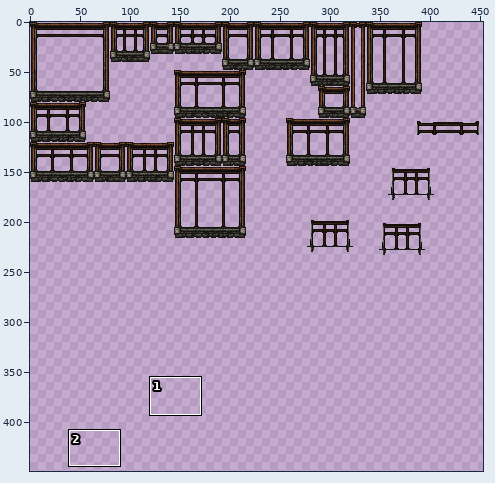
Sprite sheet: content/Entities/Structures/Construction/Generic/atlas.construction.00.png. The picture above shows the old version from afar; the outline marks the close-up.
Close-up. Old version:
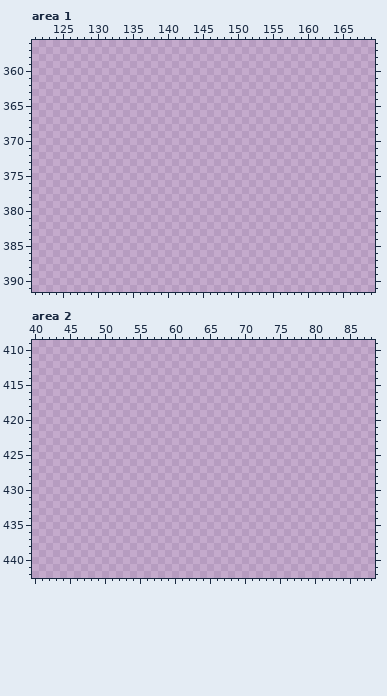
The file is 512x512 pixels. Colours within 5 levels of each other are drawn and written as one. Shown: area 1: x 121..169, y 356..391; area 2: x 40..88, y 409..442. The wide view leaves out empty margins. The commit also changed other parts of the picture, which this record leaves out.
Once edited:
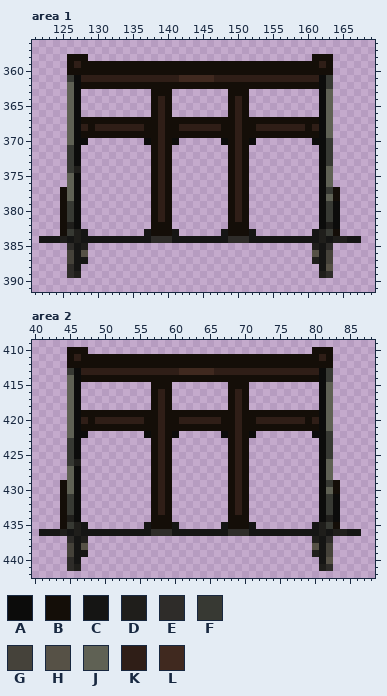
Palette (. is transparent): A #0c0c0b  B #140e08  C #151514  D #1f1e1b  E #2e2c29  F #373933  G #45423a  H #565146  J #5f6154  K #2f1e17  L #40291f
From old to new:
--- area 1
@@ x 121..169 @@
 357 .................................................
-358 .................................................
-359 .................................................
-360 .................................................
-361 .................................................
-362 .................................................
-363 .................................................
-364 .................................................
-365 .................................................
-366 .................................................
-367 .................................................
-368 .................................................
-369 .................................................
-370 .................................................
-371 .................................................
-372 .................................................
-373 .................................................
-374 .................................................
-375 .................................................
-376 .................................................
-377 .................................................
-378 .................................................
-379 .................................................
-380 .................................................
-381 .................................................
-382 .................................................
-383 .................................................
-384 .................................................
-385 .................................................
-386 .................................................
-387 .................................................
-388 .................................................
-389 .................................................
+358 .....BBB................................BBB......
+359 .....BKBBBBBBBBBBBBBBBBBBBBBBBBBBBBBBBBBBKB......
+360 .....BBBBBBBBBBBBBBBBBBBBBBBBBBBBBBBBBBBBBB......
+361 .....FAKKKKKKKKKKKKKKLLLLLKKKKKKKKKKKKKKKAF......
+362 .....JABBBBBBBBBBBBBBBBBBBBBBBBBBBBBBBBBBAF......
+363 .....JA..........BBB........BBB..........AJ......
+364 .....JA..........BKB........BKB..........AJ......
+365 .....JA..........BKB........BKB..........AJ......
+366 .....JA..........BKB........BKB..........AJ......
+367 .....JABBBBBBBBBBBKBBBBBBBBBBKBBBBBBBBBBBAJ......
+368 .....JAKBKKKKKKKBBKBBKKKKKKBBKBBKKKKKKKBKAJ......
+369 .....JABBBBBBBBBBBKBBBBBBBBBBKBBBBBBBBBBBAJ......
+370 .....JAA........ABKBA......ABKBA........AAF......
+371 .....FA..........BKB........BKB..........AF......
+372 .....FA..........BKB........BKB..........AF......
+373 .....FA..........BKB........BKB..........AF......
+374 .....FD..........BKB........BKB..........AJ......
+375 .....JA..........BKB........BKB..........AJ......
+376 .....JA..........BKB........BKB..........AJ......
+377 ....BJA..........BKB........BKB..........AFB.....
+378 ....BJA..........BKB........BKB..........AJB.....
+379 ....BFA..........BKB........BKB..........AFA.....
+380 ....BFA..........BKB........BKB..........AFA.....
+381 ....BFA..........BKB........BKB..........AFA.....
+382 ....BDA..........BBB........BBB..........ADA.....
+383 ....BFDC........CBBBC......CBBBC........CDFB.....
+384 .CCCDCDCCCCCCCCCCEEECCCCCCCCEEECCCCCCCCCCDCDDCC..
+385 .....ECD................................DCE......
+386 .....GCH................................HCG......
+387 .....GCC................................DCG......
+388 .....EC..................................CH......
+389 .....ED..................................DE......
 390 .................................................
--- area 2
@@ x 40..88 @@
 409 .................................................
-410 .................................................
-411 .................................................
-412 .................................................
-413 .................................................
-414 .................................................
-415 .................................................
-416 .................................................
-417 .................................................
-418 .................................................
-419 .................................................
-420 .................................................
-421 .................................................
-422 .................................................
-423 .................................................
-424 .................................................
-425 .................................................
-426 .................................................
-427 .................................................
-428 .................................................
-429 .................................................
-430 .................................................
-431 .................................................
-432 .................................................
-433 .................................................
-434 .................................................
-435 .................................................
-436 .................................................
-437 .................................................
-438 .................................................
-439 .................................................
-440 .................................................
-441 .................................................
+410 .....BBB................................BBB......
+411 .....BKBBBBBBBBBBBBBBBBBBBBBBBBBBBBBBBBBBKB......
+412 .....BBBBBBBBBBBBBBBBBBBBBBBBBBBBBBBBBBBBBB......
+413 .....FAKKKKKKKKKKKKKKLLLLLKKKKKKKKKKKKKKKAF......
+414 .....JABBBBBBBBBBBBBBBBBBBBBBBBBBBBBBBBBBAF......
+415 .....JA..........BBB........BBB..........AJ......
+416 .....JA..........BKB........BKB..........AJ......
+417 .....JA..........BKB........BKB..........AJ......
+418 .....JA..........BKB........BKB..........AJ......
+419 .....JABBBBBBBBBBBKBBBBBBBBBBKBBBBBBBBBBBAJ......
+420 .....JAKBKKKKKKKBBKBBKKKKKKBBKBBKKKKKKKBKAJ......
+421 .....JABBBBBBBBBBBKBBBBBBBBBBKBBBBBBBBBBBAJ......
+422 .....JAA........ABKBA......ABKBA........AAF......
+423 .....FA..........BKB........BKB..........AF......
+424 .....FA..........BKB........BKB..........AF......
+425 .....FA..........BKB........BKB..........AF......
+426 .....FD..........BKB........BKB..........AJ......
+427 .....JA..........BKB........BKB..........AJ......
+428 .....JA..........BKB........BKB..........AJ......
+429 ....BJA..........BKB........BKB..........AFB.....
+430 ....BJA..........BKB........BKB..........AJB.....
+431 ....BFA..........BKB........BKB..........AFA.....
+432 ....BFA..........BKB........BKB..........AFA.....
+433 ....BFA..........BKB........BKB..........AFA.....
+434 ....BDA..........BBB........BBB..........ADA.....
+435 ....BFDC........CBBBC......CBBBC........CDFB.....
+436 .CCCDCDCCCCCCCCCCEEECCCCCCCCEEECCCCCCCCCCDCDDCC..
+437 .....ECD................................DCE......
+438 .....GCH................................HCG......
+439 .....GCC................................DCG......
+440 .....EC..................................CH......
+441 .....ED..................................DE......
 442 .................................................
